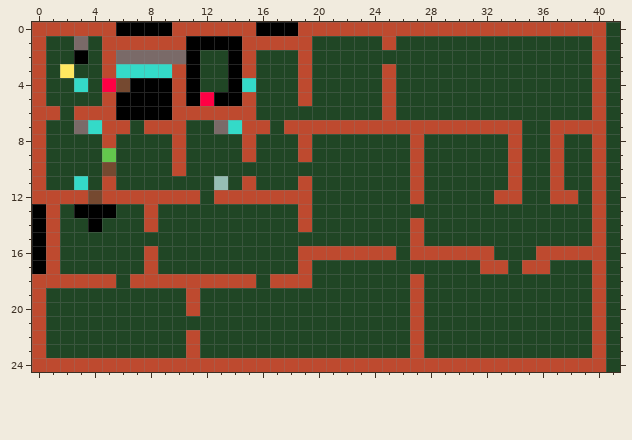
Pixel-art sprite: data/level/simplified/level_0/tiles-int.png. The first picture shows the starting point.
The file is 42x25 pixels.
The result:
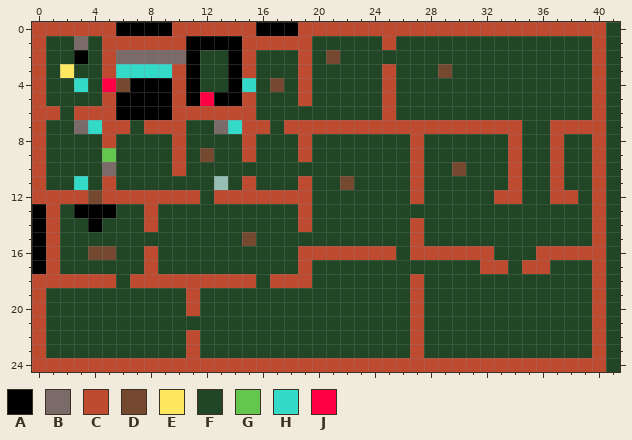
Palette (. is transparent): A #000000  B #7a6a68  C #be4a2f  D #754930  E #fee761  F #204625  G #63c74d  H #34dac8  J #ff0044
What changed:
@@ x 15..31 @@
  1 CCCCCFFFFFCFFFFFF
- 2 CFFFCFFFFFFFFFFFF
- 3 CFFFCFFFFFCFFFFFF
- 4 HFFFCFFFFFCFFFFFF
+ 2 CFFFCFDFFFFFFFFFF
+ 3 CFFFCFFFFFCFFFDFF
+ 4 HFDFCFFFFFCFFFFFF
  5 CFFFCFFFFFCFFFFFF
@@ x 0..41 @@
  8 CFFFFCFFFFCFFFFCFFFCFFFFFFFCFFFFFFCFFCFFCF
- 9 CFFFFGFFFFCFFFFCFFFCFFFFFFFCFFFFFFCFFCFFCF
-10 CFFFFDFFFFCFFFFFFFFFFFFFFFFCFFFFFFCFFCFFCF
-11 CFFHFCFFFFFFF.FCFFFCFFFFFFFCFFFFFFCFFCFFCF
+ 9 CFFFFGFFFFCFDFFCFFFCFFFFFFFCFFFFFFCFFCFFCF
+10 CFFFFBFFFFCFFFFFFFFFFFFFFFFCFFDFFFCFFCFFCF
+11 CFFHFCFFFFFFF.FCFFFCFFDFFFFCFFFFFFCFFCFFCF
 12 CCCCDCCCCCCCFCCCCCCCFFFFFFFCFFFFFCCFFCCFCF
@@ x 2..17 @@
 14 FFAFFFCFFFFFFFFF
-15 FFFFFFFFFFFFFFFF
-16 FFFFFFCFFFFFFFFF
+15 FFFFFFFFFFFFFDFF
+16 FFDDFFCFFFFFFFFF
 17 FFFFFFCFFFFFFFFF
